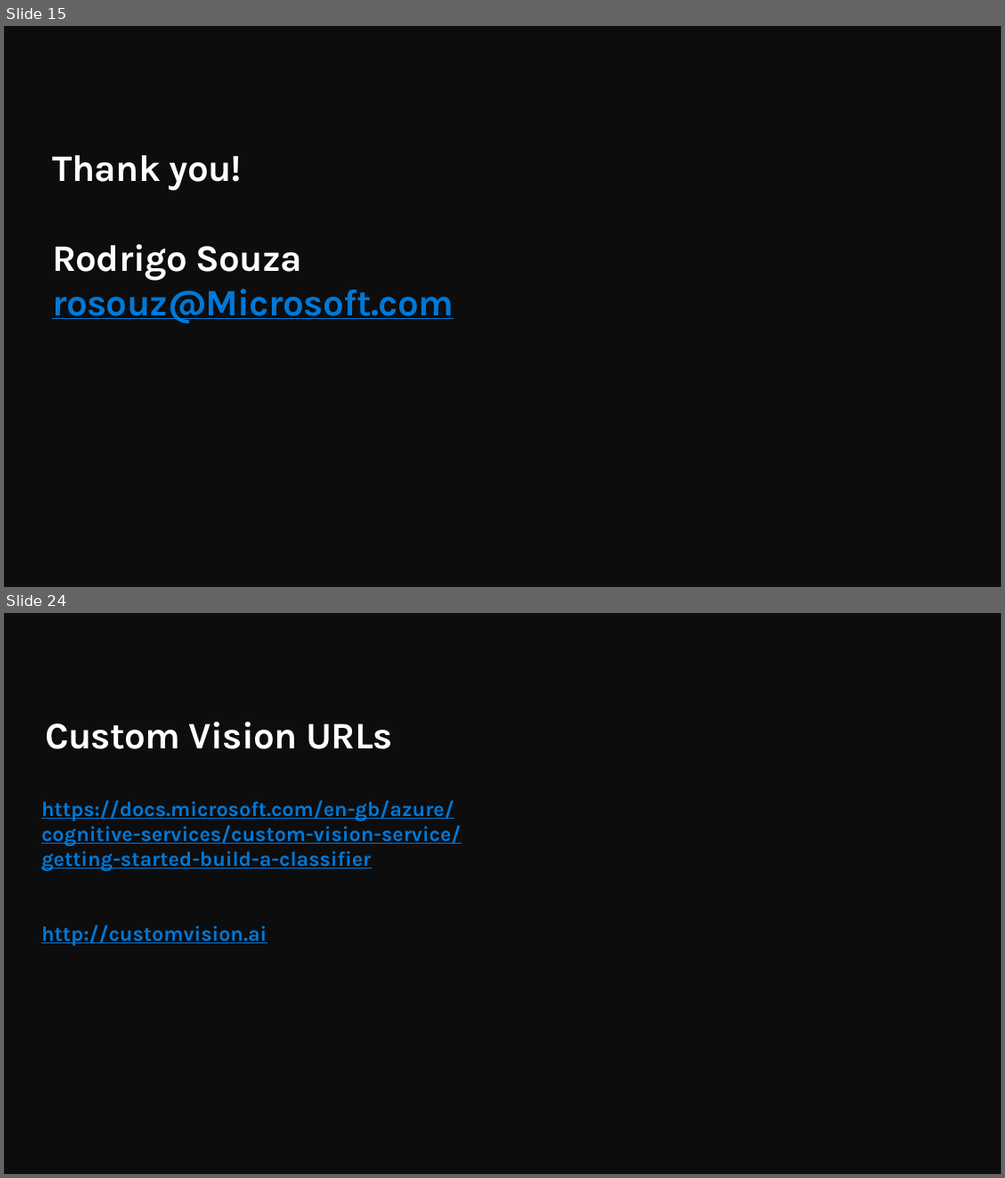
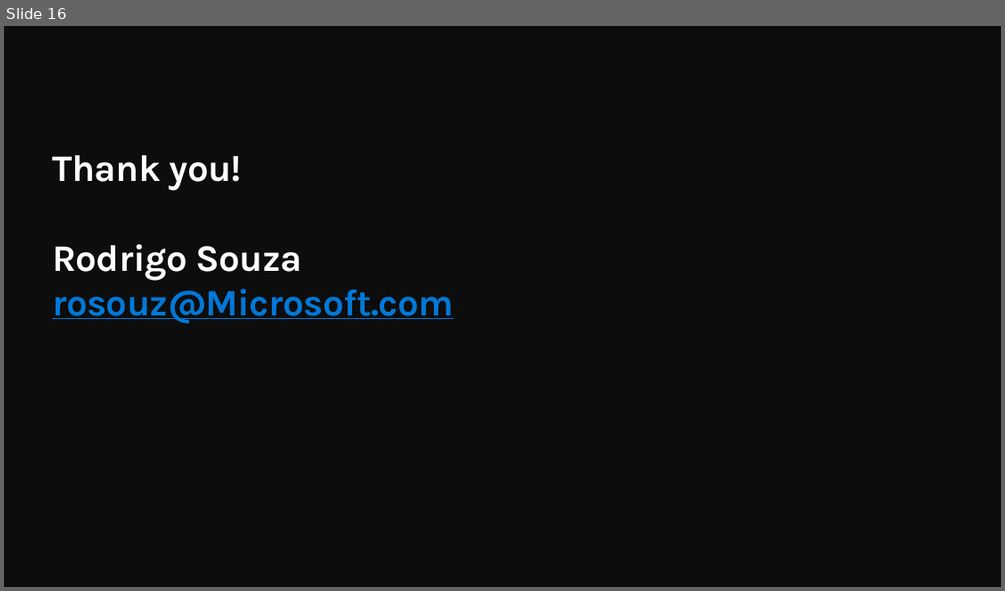
Before and after one commit to QuirkyDataScientist1978/Build-a-knowledge-mining-solution-using-Azure-AI, a slide deck: resources/slides/Opening.pptx. Shown one above the other, each under a label of ours: slides 15 and 24 before the commit, slide 16 after it; the slides between them are not shown. The pictures are 1005x1178 and 1005x591 pixels, drawn with LibreOffice and Linux fonts; fonts in the diff are those of the drawing; background and template pictures are left out. Boxes give left, top, right and bottom in pixels: in the first picture for what was removed or moved away, otherwise in the second. Text is boxed around its words. In the diff, an @@ line names an element or a change of style, - is before the commit and + after.

```diff
--- a/resources/slides/Opening.pptx
+++ b/resources/slides/Opening.pptx
@@ slide 24 removed at <box>4,613,1001,1174</box>, background #0D0D0D @@
@@ title removed at <box>45,722,392,749</box> @@
-Custom Vision URLs
@@ text removed at <box>41,800,461,946</box> @@
-https://docs.microsoft.com/en-gb/azure/cognitive-services/custom-vision-service/getting-started-build-a-classifier
-http://customvision.ai
@@ what was slide 15 is now slide 16 @@
```
Also in this commit, not shown: 1 slide changed, 1 slide added, 8 other slides removed.
